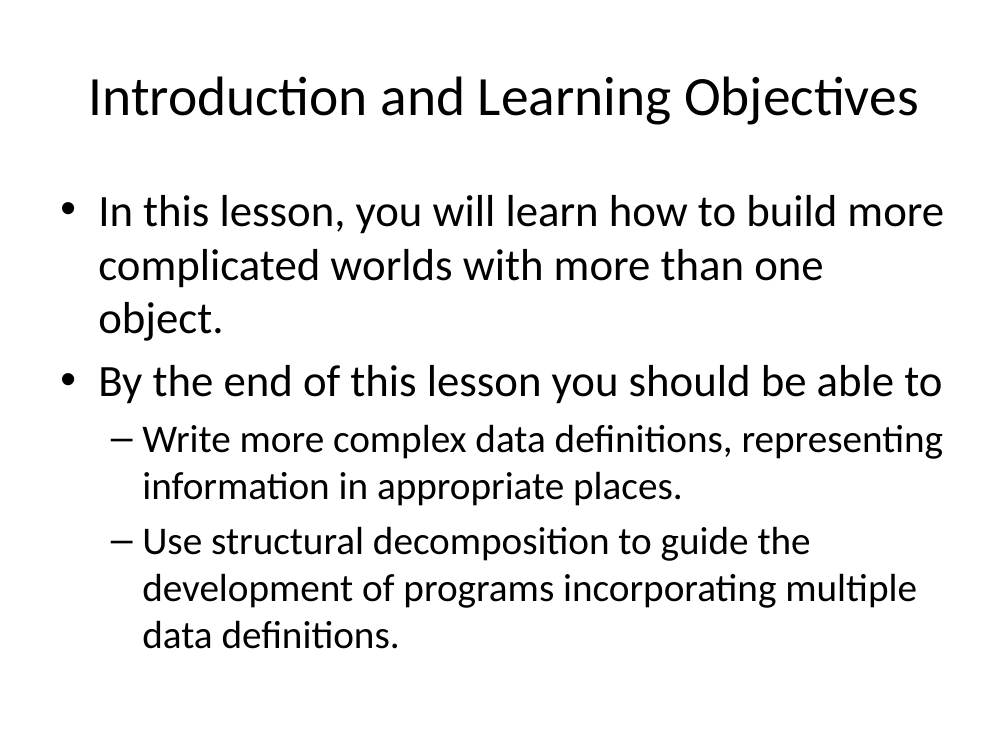
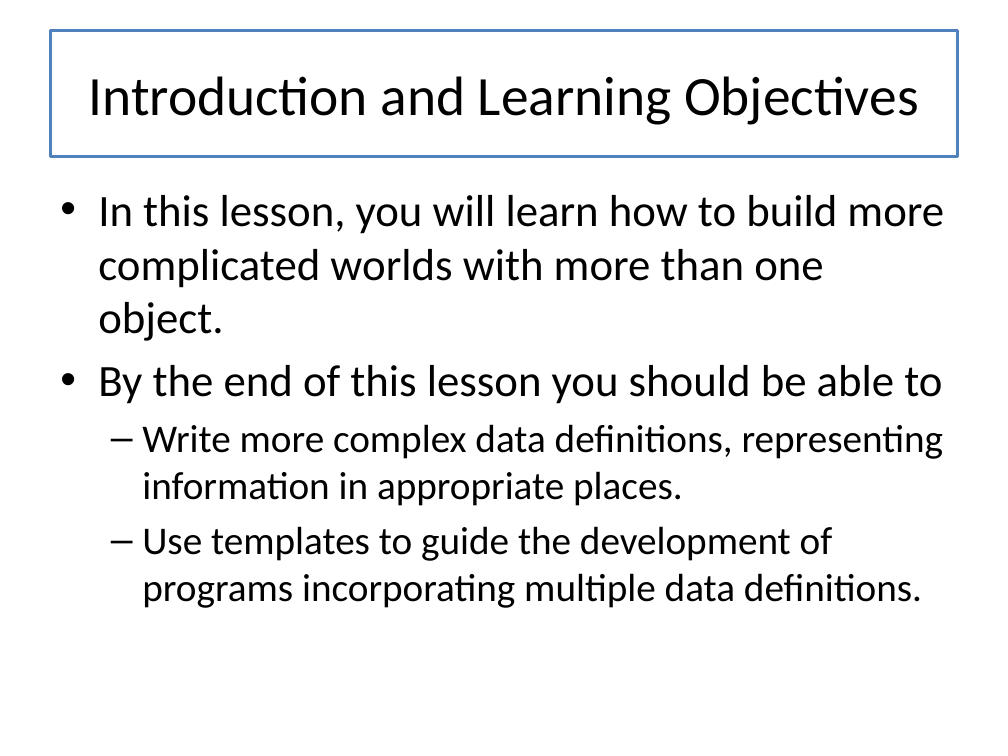
Before and after one commit to mwand/cs5010f16, a slide deck: slide 2 of Slides/Lesson 3.4 Two Draggable Cats.pptx. Drawn at 1008x756 pixels with LibreOffice and Linux fonts; fonts in the diff are those of the drawing. Boxes give left, top, right and bottom in pixels: in the first picture for what was removed or moved away, otherwise in the second. Text is boxed around its words. In the diff, an @@ line names an element or a change of style, - is before the commit and + after.

```diff
--- a/Slides/Lesson 3.4 Two Draggable Cats.pptx
+++ b/Slides/Lesson 3.4 Two Draggable Cats.pptx
@@ title "Introduction and Learning Objectives": place and size @@
-title "Introduction and Learning Objectives" at box(89, 76, 919, 125)
+title "Introduction and Learning Objectives" at box(50, 30, 958, 156)
@@ title "Introduction and Learning Objectives" at box(50, 30, 958, 156): fill none to #FFFFFF; outline none to #4F81BD 2.25 pt @@
@@ text at box(142, 526, 922, 608): text changed @@
-  – Use structural decomposition to guide the development of programs incorporating multiple data definitions.
+  – Use templates to guide the development of programs incorporating multiple data definitions.
```
Also in this commit, not shown: 17 other slides changed, 11 other files.
